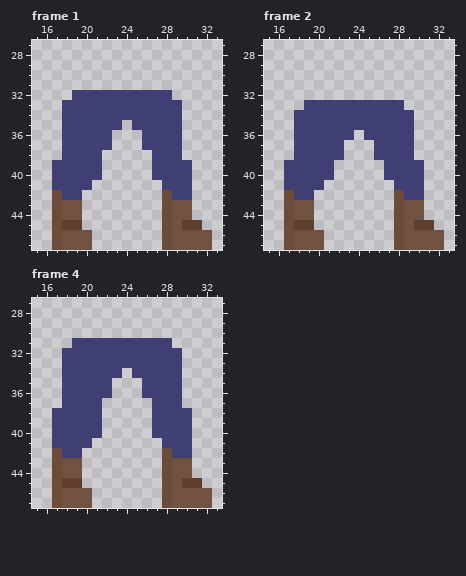
Two states of a pixel-art file, CROSSGATE_SOURCE/Aseprite Projects/Sprites/BW/DBODY_BW_idle.aseprite. This is how it looked before the edit.
48x48 pixels, 4 frames. Shown: frame 1: x 15..33, y 27..47; frame 2: x 15..33, y 27..47; frame 4: x 15..33, y 27..47. The commit also changed other frames, which this record leaves out.
After:
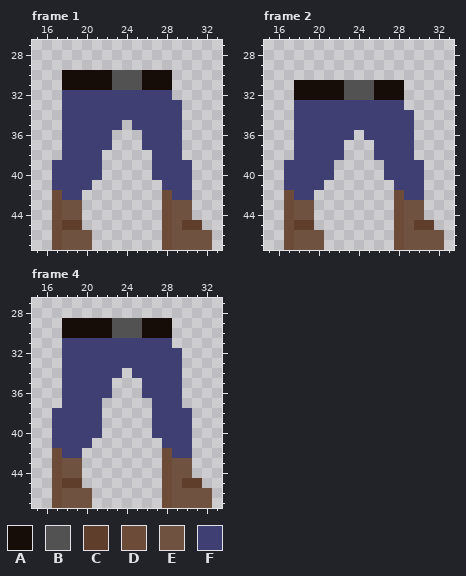
Palette (. is transparent): A #160d09  B #525252  C #603e2c  D #6c4c39  E #705241  F #3f3f74
From old to new:
Frame 1:
y 30..31: x 18..28 ........... -> AAAAABBBAAA
y 32: x 18 . -> F
Frame 2:
y 31..32: x 18..28 ........... -> AAAAABBBAAA
y 33: x 18 . -> F
Frame 4:
y 29..30: x 18..28 ........... -> AAAAABBBAAA
y 31: x 18 . -> F
